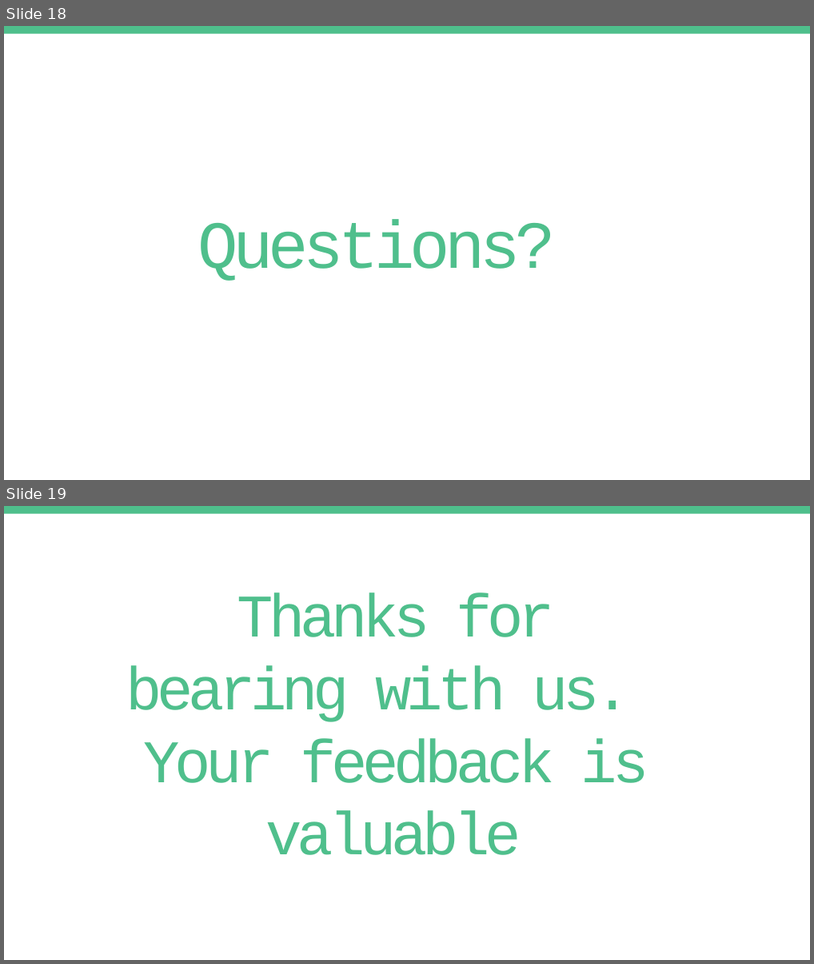
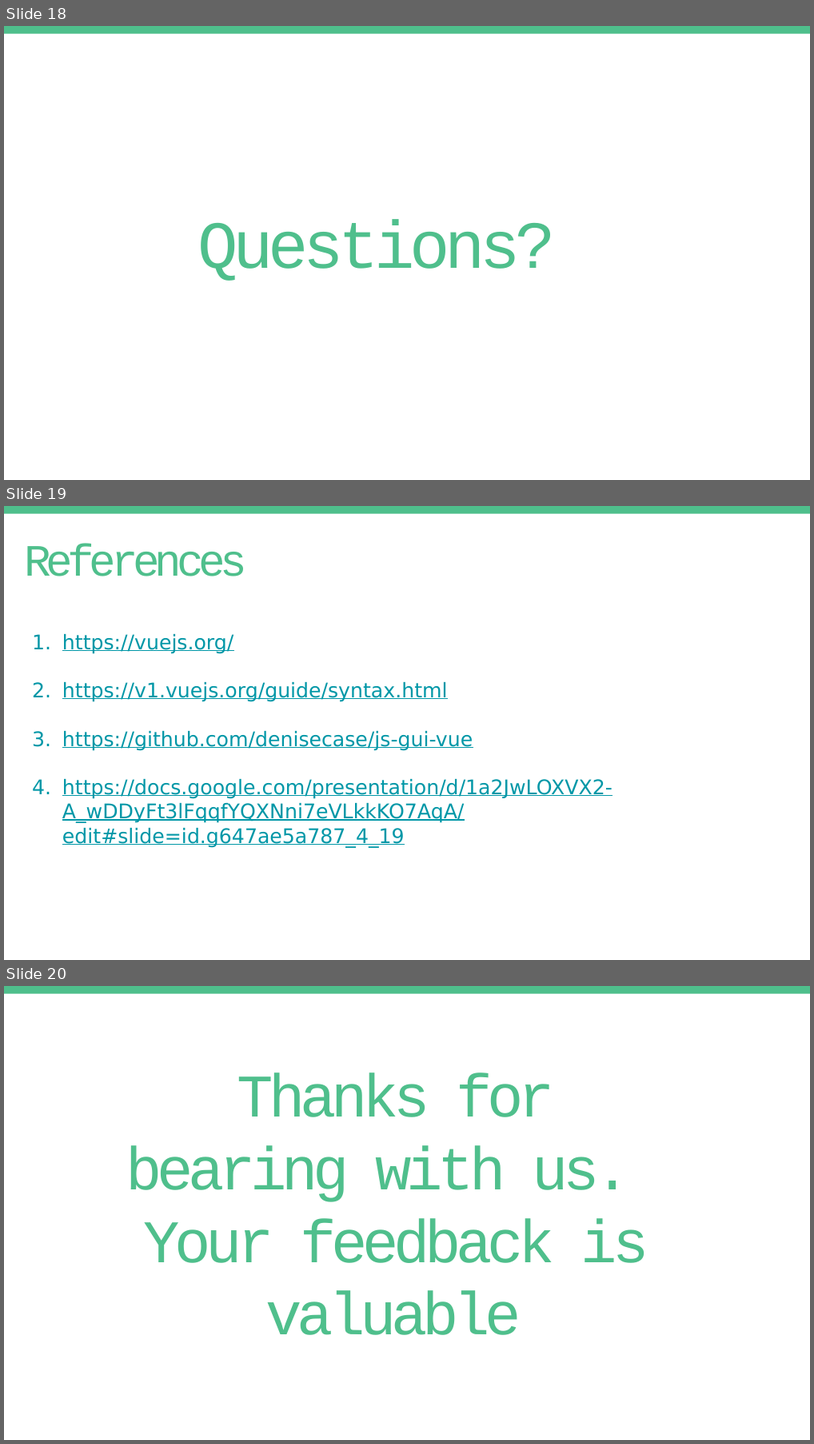
Before and after one commit to myr-account/44-563-Sec-02-6-VueJs, a slide deck: Vue-js_team06.pptx. Shown one above the other, each under a label of ours: slides 18 and 19 before the commit, slides 18, 19 and 20 after it. The pictures are 814x964 and 814x1444 pixels, drawn with LibreOffice and Linux fonts; fonts in the diff are those of the drawing; background and template pictures are left out. Boxes give left, top, right and bottom in pixels: in the first picture for what was removed or moved away, otherwise in the second. Text is boxed around its words. In the diff, an @@ line names an element or a change of style, - is before the commit and + after.

Commit message:
added referenses slide to Vue-js_team06.pptx

```diff
--- a/Vue-js_team06.pptx
+++ b/Vue-js_team06.pptx
@@ slide 19 added at (4, 506, 810, 960), background #FFFFFF; not listed: 1 template element that a slide beside it also shows @@
@@ text added at (24, 544, 247, 576), 40 pt, text #4FBF8C @@
+References
@@ text added at (62, 634, 613, 848), 18 pt, text #0097A7, underline @@
+1. https://vuejs.org/
+2. https://v1.vuejs.org/guide/syntax.html
+3. https://github.com/denisecase/js-gui-vue
+4. https://docs.google.com/presentation/d/1a2JwLOXVX2-A_wDDyFt3lFqqfYQXNni7eVLkkKO7AqA/edit#slide=id.g647ae5a787_4_19
@@ what was slide 19 is now slide 20 @@
```
